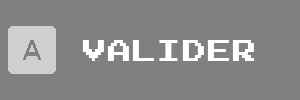
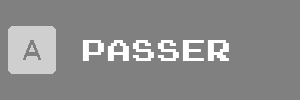
Layered file, before and after one edit (300 × 100). Changes by layer:
renamed "Valider" to "Passer", painted on it over [82, 40, 254, 61]
